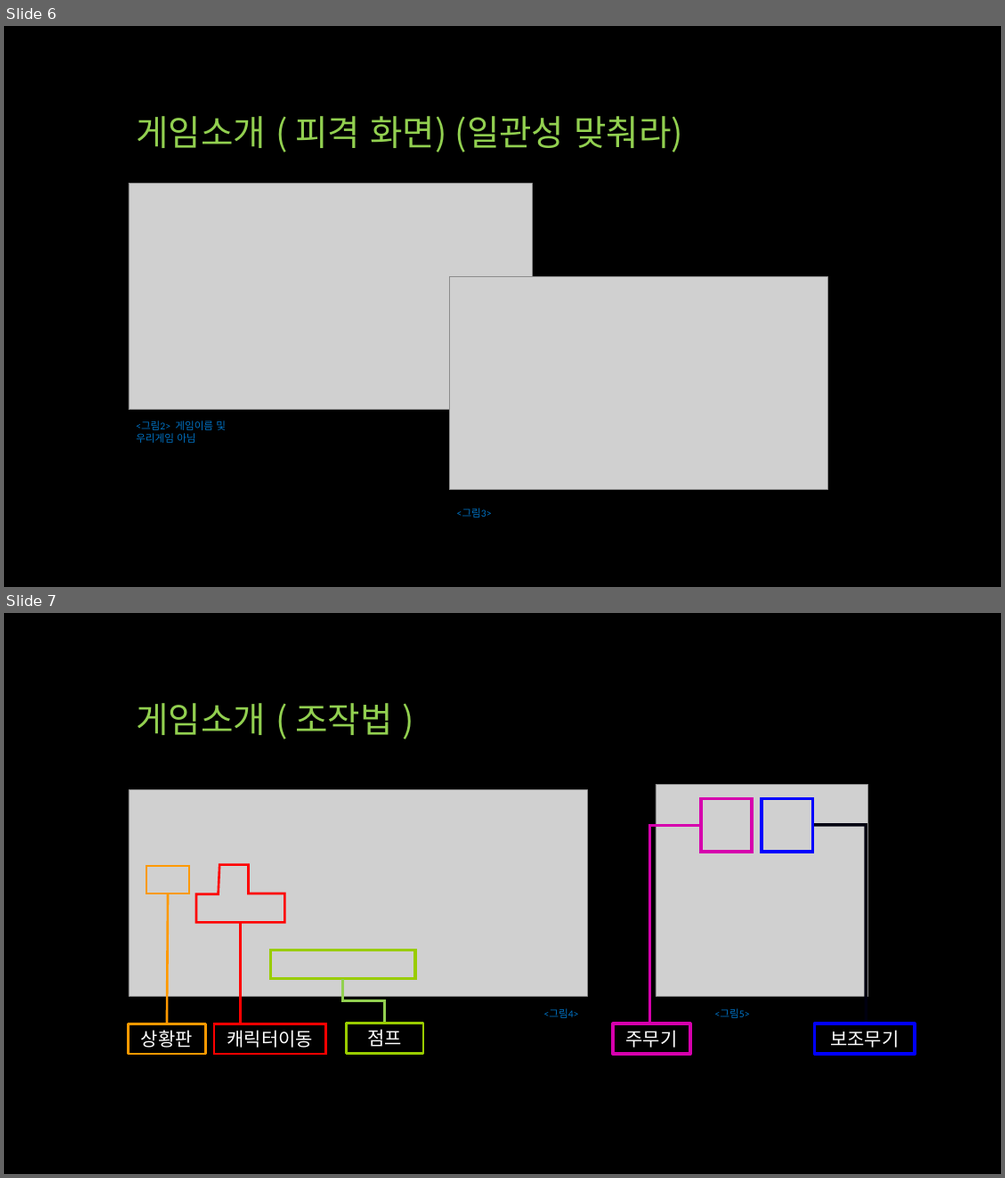
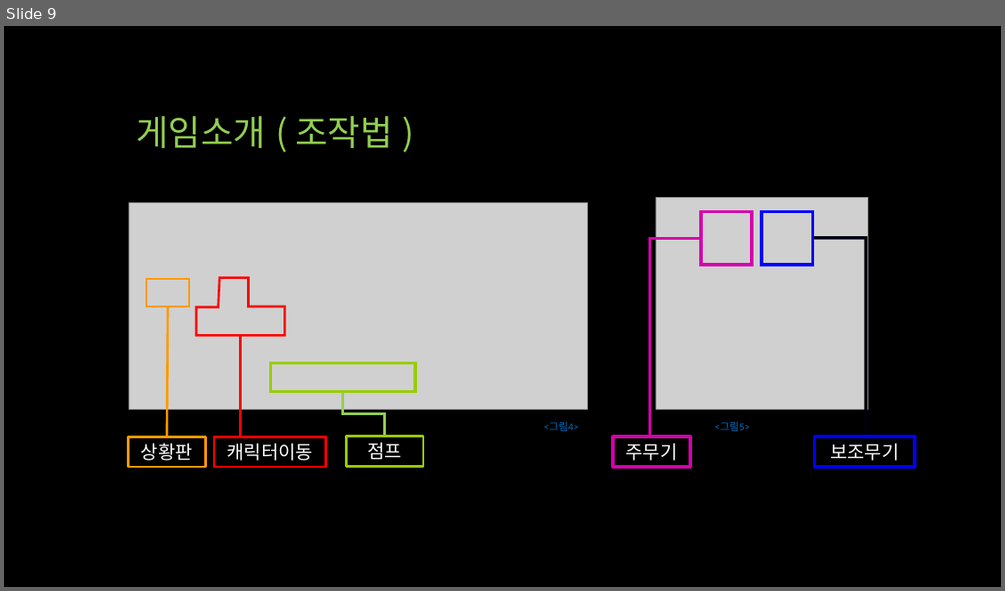
Before and after one commit to qwert830/SP, a slide deck: 기획/UTB (Unknown Team Battle).pptx. Shown one above the other, each under a label of ours: slides 6 and 7 before the commit, slide 9 after it. The pictures are 1005x1178 and 1005x591 pixels, drawn with LibreOffice and Linux fonts; fonts in the diff are those of the drawing; grey boxes stand for pictures. Boxes give left, top, right and bottom in pixels: in the first picture for what was removed or moved away, otherwise in the second. Text is boxed around its words. In the diff, an @@ line names an element or a change of style, - is before the commit and + after.

```diff
--- a/기획/UTB (Unknown Team Battle).pptx
+++ b/기획/UTB (Unknown Team Battle).pptx
@@ slide 6 removed at [4,26,1001,587], background #000000 @@
@@ title removed at [136,116,683,152] @@
-게임소개 ( 피격 화면) (일관성 맞춰라)
@@ picture removed at [129,183,532,410] @@
@@ picture removed at [450,277,828,490] @@
@@ text removed at [136,420,226,443] @@
-<그림2> 게임이름 및 우리게임 아님
@@ text removed at [457,507,492,517] @@
-<그림3>
@@ what was slide 7 is now slide 9 @@
```
Also in this commit, not shown: 6 slides changed, 3 slides added, 1 other slide removed, 36 other files.
